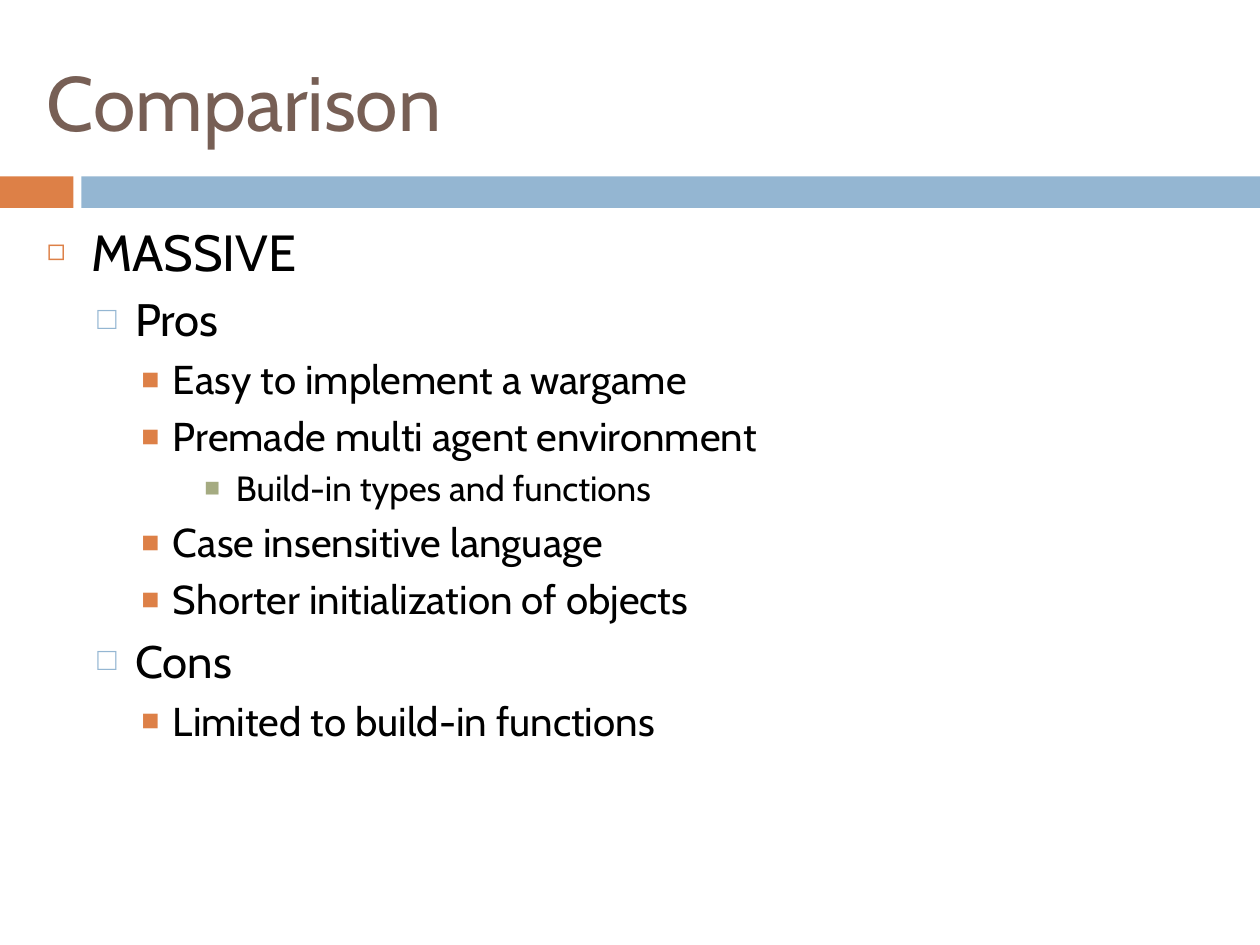
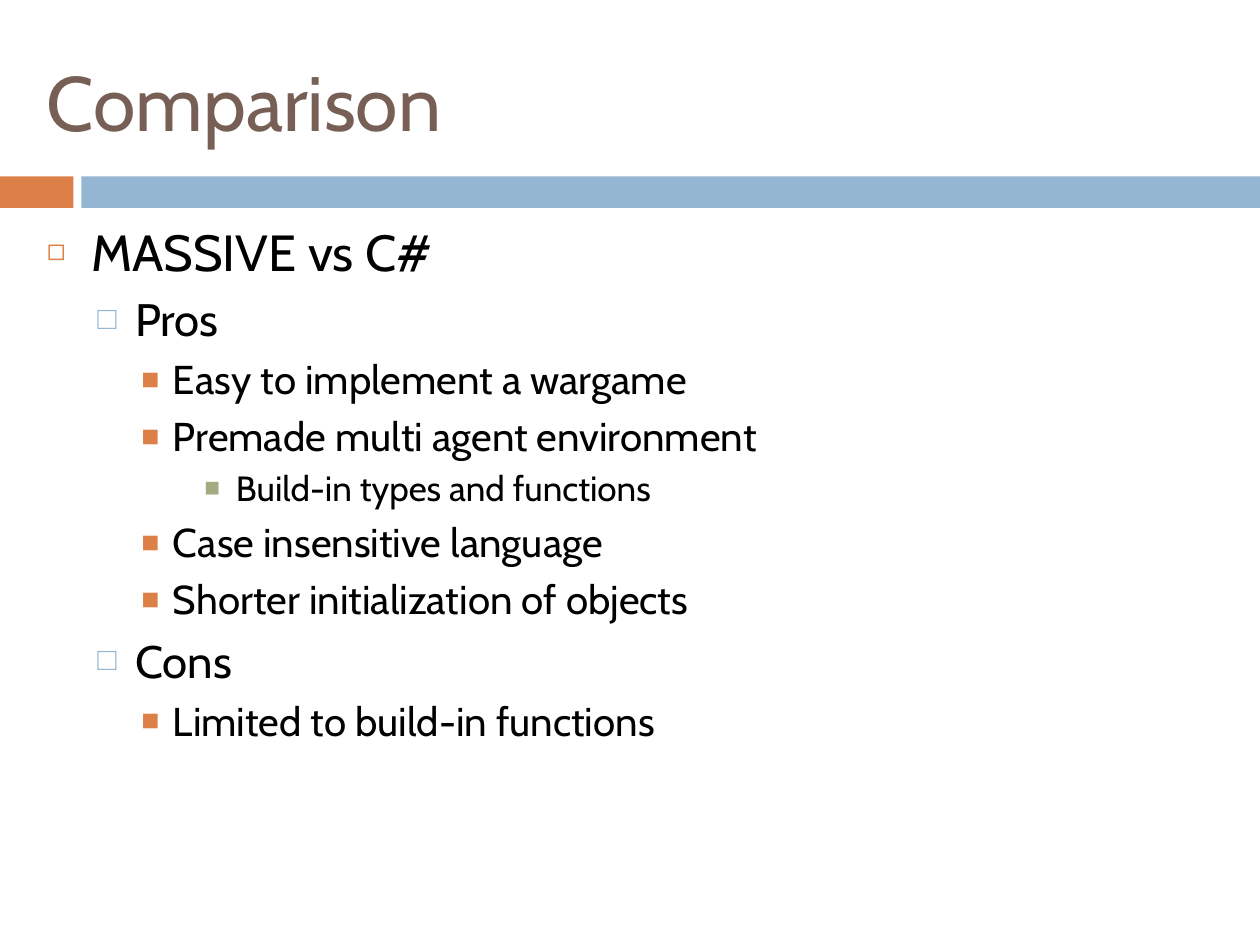
Before and after one commit to henrikklarup/sw402a, a slide deck: slide 30 of Project/præsentation/lasse.pptx (slide 31 before the commit). Drawn at 1260x945 pixels with LibreOffice and Linux fonts; fonts in the diff are those of the drawing. Boxes give left, top, right and bottom in pixels: in the first picture for what was removed or moved away, otherwise in the second. Text is boxed around its words. In the diff, an @@ line names an element or a change of style, - is before the commit and + after.

```diff
--- a/Project/præsentation/lasse.pptx
+++ b/Project/præsentation/lasse.pptx
@@ text at (x1=91, y1=234, x2=432, y2=272): text changed @@
-◻ MASSIVE
+◻ MASSIVE vs C#
```
Also in this commit, not shown: 2 other slides changed, 1 slide added, 3 slides removed.
